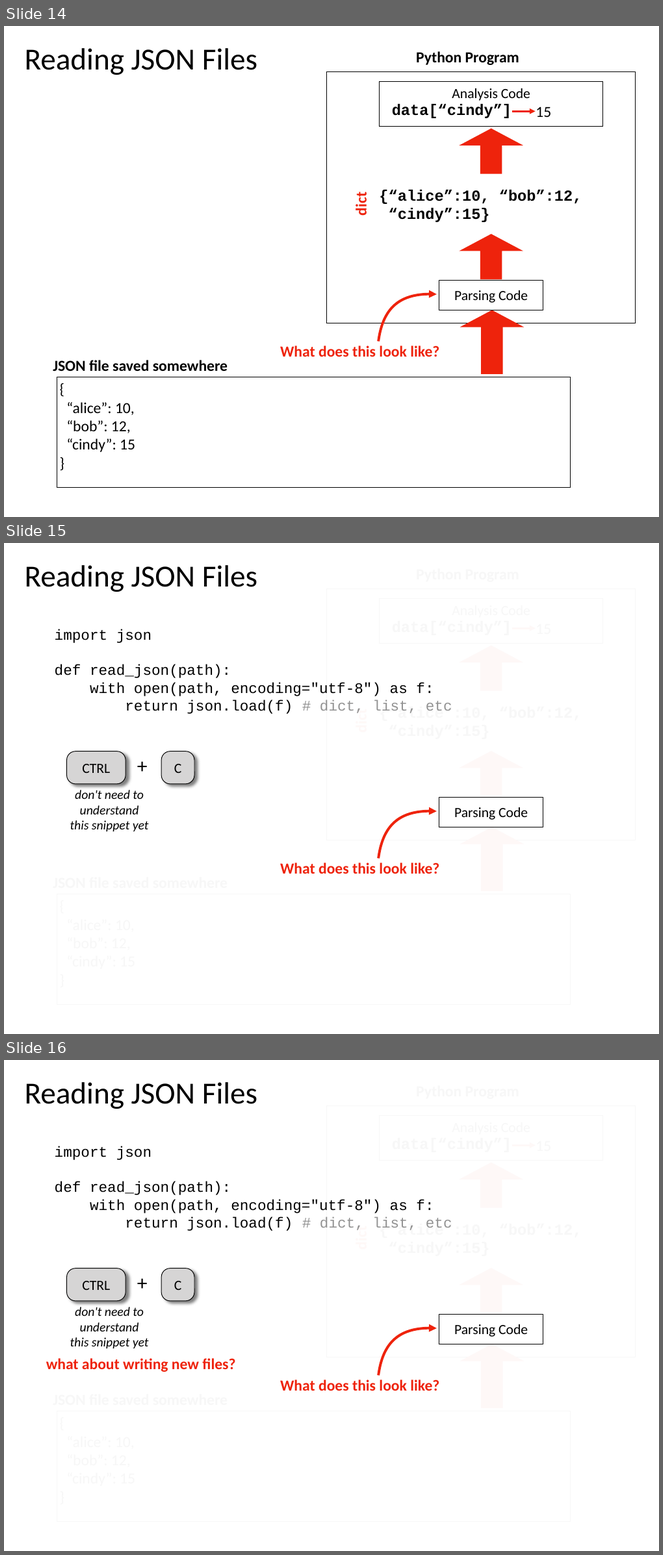
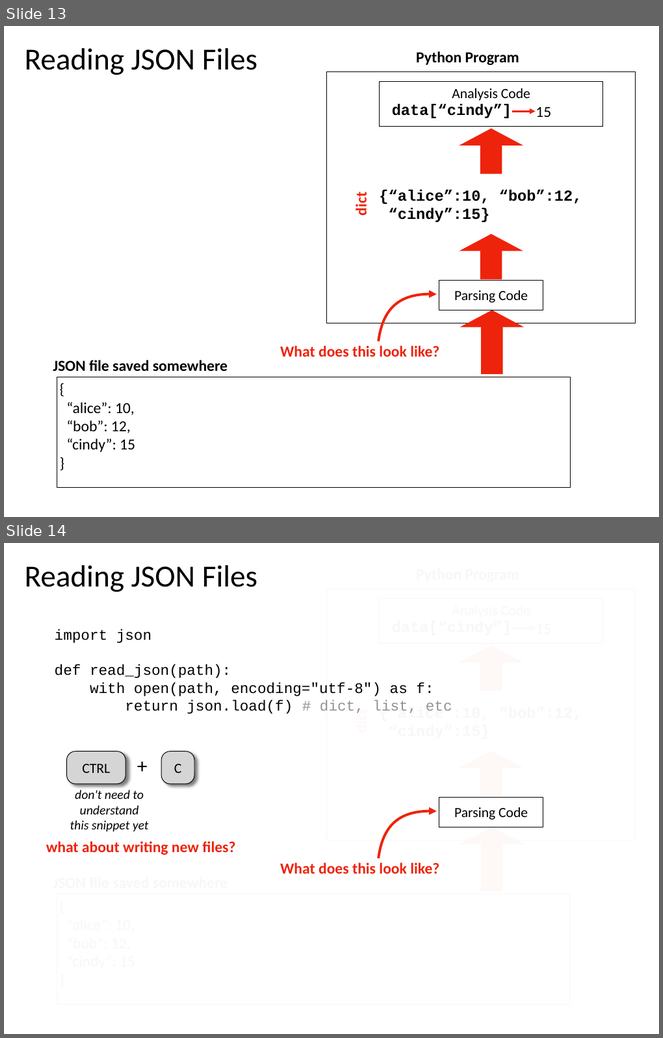
Before and after one commit to tylerharter/caraza-harter-com, a slide deck: tyler/meena/cs220/f20/materials/lec_19_F20.pptx. Shown one above the other, each under a label of ours: slides 14, 15 and 16 before the commit, slides 13 and 14 after it. The pictures are 663x1555 and 663x1038 pixels, drawn with LibreOffice and Linux fonts; fonts in the diff are those of the drawing. Boxes give left, top, right and bottom in pixels: in the first picture for what was removed or moved away, otherwise in the second. Text is boxed around its words. In the diff, an @@ line names an element or a change of style, - is before the commit and + after.

Commit message:
Fixing lec 19 slide title

```diff
--- a/tyler/meena/cs220/f20/materials/lec_19_F20.pptx
+++ b/tyler/meena/cs220/f20/materials/lec_19_F20.pptx
@@ slide 15 removed at (4, 543, 659, 1034), background #FFFFFF @@
@@ rectangle removed at (22, 566, 642, 1011) @@
@@ title removed at (25, 565, 258, 592) @@
-Reading JSON Files
@@ rectangle removed at (327, 589, 635, 841) @@
@@ rectangle removed at (380, 599, 603, 644) @@
@@ text removed at (55, 629, 452, 714) @@
-import json
-def read_json(path):
-with open(path, encoding="utf-8") as f:
-return json.load(f) # dict, list, etc
@@ arrow removed from (512, 628) to (536, 628) @@
@@ right arrow removed at (459, 645, 523, 691) @@
@@ text removed at (352, 711, 371, 713) @@
-dict
@@ text removed at (379, 706, 490, 713) @@
-{“alice”:10, “bob”:12,
-“cindy”:15}
@@ rounded rectangle removed at (66, 751, 126, 784) @@
-CTRL
@@ text removed at (135, 752, 152, 780) @@
-+
@@ rounded rectangle removed at (161, 751, 194, 784) @@
-C
@@ right arrow removed at (459, 751, 523, 797) @@
@@ text removed at (70, 790, 149, 832) @@
-don't need to understand
-this snippet yet
@@ freeform shape removed at (378, 811, 437, 859) @@
@@ rectangle removed at (440, 797, 544, 827) @@
-Parsing Code
@@ right arrow removed at (460, 827, 524, 891) @@
@@ text removed at (280, 863, 440, 874) @@
-What does this look like?
@@ text removed at (57, 894, 571, 1005) @@
@@ what was slide 14 is now slide 13 @@
@@ what was slide 16 is now slide 14 @@
```
Also in this commit, not shown: 1 slide changed, 3 other slides removed.
